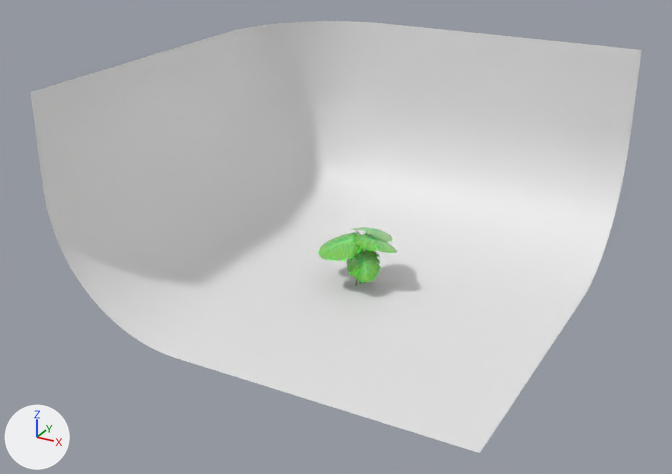
The Blender file Environment/MonsteraPlant/MonsteraPlant.blend as it was, and as the next commit left it.
Both versions are drawn from a 50 mm camera at (35.5, -69.2, 38.7) aimed at (-1.0, -2.8, 5.5). The axes (+X, +Y, +Z) are drawn at lower left. The lights are the same throughout.

Before the edit, the objects in view are built like this:
```python
me_plane_001 = bpy.data.meshes.new('Plane.001')
me_plane_001.from_pydata(...)  # 210 vertices, 120 faces; spans x -3.14..4.88, y -5.13..2.98, z -0.41..5.2
me_plane_001.materials.append(mat_material_001)
me_plane_010 = bpy.data.meshes.new('Plane.010')
me_plane_010.from_pydata(...)  # 507 vertices, 469 faces; spans x -1.0..1.0, y -1.0..1.0, z 0.0..1.06
me_plane_010.polygons.foreach_set('use_smooth', [True] * 469)
ob_plane = bpy.data.objects.new('Plane', me_plane_010)
ob_plane.location = (0.0, 0.0, 0.0)
ob_plane.scale = (19.0, 19.0, 19.0)
ob_plane_001 = bpy.data.objects.new('Plane.001', me_plane_001)
ob_plane_001.location = (0.0, 0.0, 0.0)
ob_plane_001.rotation_euler = (-0.221, -0.282, -0.263)  # degrees (-13, -16, -15)
```
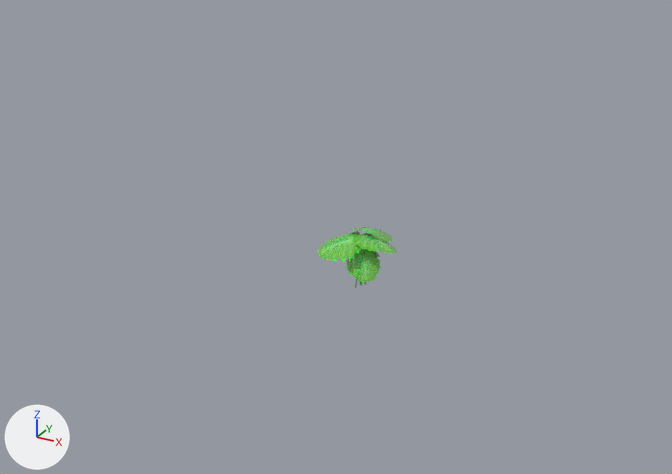
Diff of the bpy script that builds the scene:
```diff
--- a/Environment/MonsteraPlant/MonsteraPlant.blend.py
+++ b/Environment/MonsteraPlant/MonsteraPlant.blend.py
@@ ob_plane @@
 ob_plane.scale = (19.0, 19.0, 19.0)
+ob_plane.hide_set(True)  # its collection is switched off
```

Changed parts and their boxes (x1, y1, x2, y2) in the pictures (672 x 474 px):
'Plane', hidden
    before: (30, 21, 642, 453)
